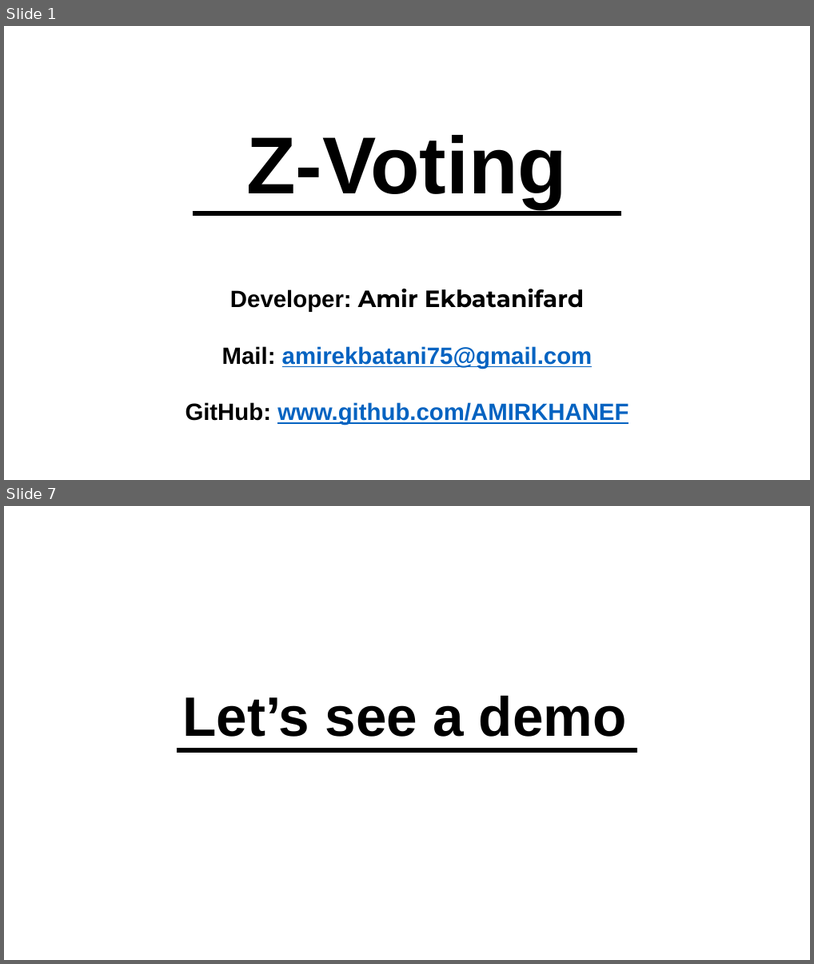
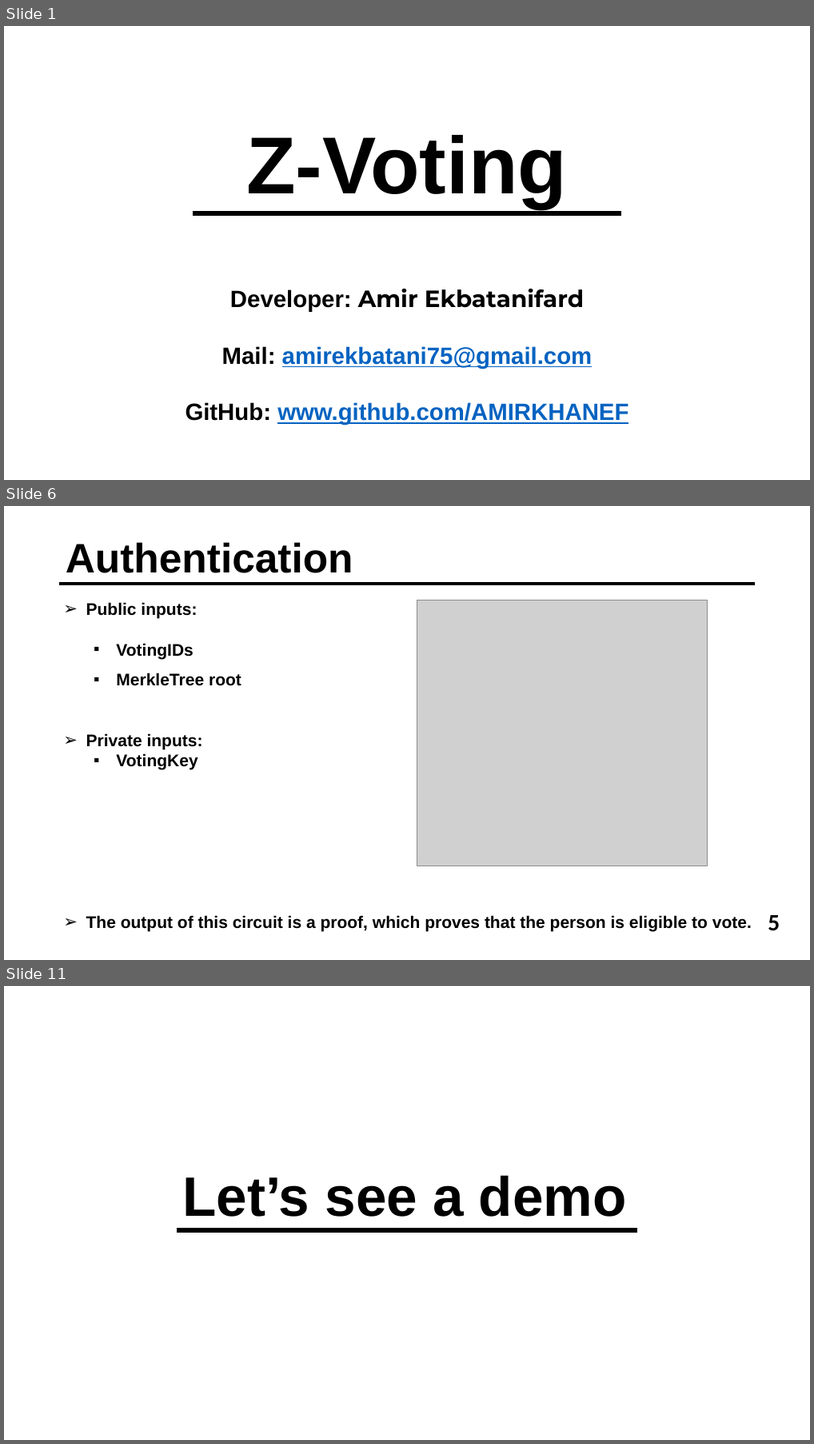
Before and after one commit to AMIRKHANEF/Z-Voting, a slide deck: Z-Voting presentation.pptx. Shown one above the other, each under a label of ours: slides 1 and 7 before the commit, slides 1, 6 and 11 after it; the slides between them are not shown. The pictures are 814x964 and 814x1444 pixels, drawn with LibreOffice and Linux fonts; fonts in the diff are those of the drawing; grey boxes stand for pictures. Boxes give left, top, right and bottom in pixels: in the first picture for what was removed or moved away, otherwise in the second. Text is boxed around its words. In the diff, an @@ line names an element or a change of style, - is before the commit and + after.

```diff
--- a/Z-Voting presentation.pptx
+++ b/Z-Voting presentation.pptx
@@ slide 6 added at (x1=4, y1=506, x2=810, y2=960), background #FFFFFF @@
@@ title added at (x1=66, y1=542, x2=354, y2=573), 49 pt, text #000000, bold @@
+Authentication
@@ line added from (755, 584) to (60, 584), #000000 4.5 pt @@
@@ picture added at (x1=417, y1=600, x2=708, y2=866) @@
@@ text added at (x1=86, y1=602, x2=752, y2=931), 20 pt, text #000000, bold @@
+➢ Public inputs:
+  ▪ VotingIDs
+  ▪ MerkleTree root
+➢ Private inputs:
+  ▪ VotingKey
+➢ The output of this circuit is a proof, which proves that the person is eligible to vote.
@@ text added at (x1=768, y1=915, x2=780, y2=931), 28 pt, text #000000, bold @@
+5
@@ what was slide 7 is now slide 11 @@
```
Also in this commit, not shown: 3 slides changed, 5 other slides added, 2 slides removed.
